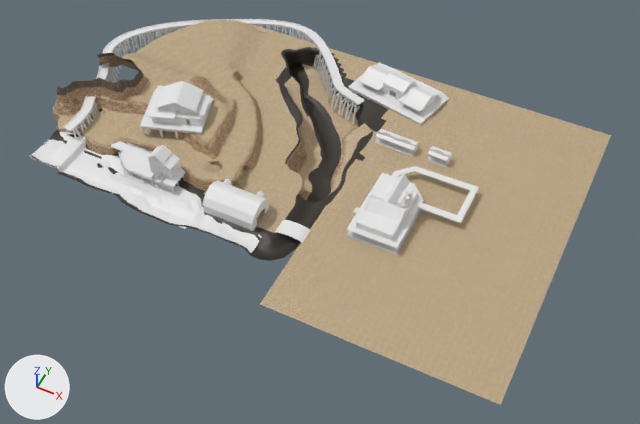
The Blender file ranch.blend: old version first, new version second.
The view is the same before and after, from a camera (50 mm lens) standing at (581.0, -991.0, 1073.0) and looking at (128.0, -84.0, -61.0). Arrows for +X, +Y and +Z are at lower left; the lights stay in place.

Objects in the first picture: 'Cube.009', 'House', 'Mill', 'Plane.001', 'Plane.002', 'Saloon', 'Saloon.003', 'Saloon.005', 'bridge', 'marv_train_main', 'millPlatform', 'wataaah'.
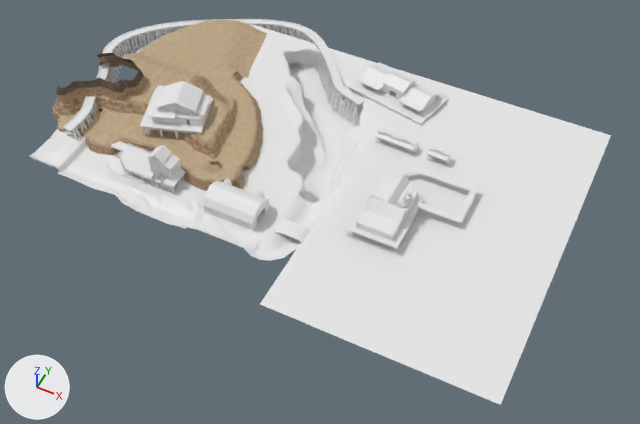
Boxes [x1, y1, x2, y2] around the edits, measured in the pictures (640 x 424 px):
'Plane.002', recoloured, surface changed (beige to white): [30, 25, 611, 405] in both
part 1 of me_plane_004, recoloured (beige to white): [30, 25, 611, 405] in both
part 2 of me_plane_004, surface changed: [272, 67, 367, 211] in both

What the commit changed:
Material '#00:00:0080:0' (mat_00_00_0080_0) is new.
Its base color is (0.8, 0.8, 0.8) (white #e7e7e7).
Material '#00:00:0000:0' (mat_00_00_0000_0) is new.
Its base color is (0.8, 0.8, 0.8) (white #e7e7e7).
me_plane_004 has 4371 vertices, 4250 faces and spans x -8.7..31.6, y -4.9..22.3, z -2.2..1.0.
me_plane_004 is used by ob_plane_002; location (-162.0, -230.0, -2.0); scale (21.8, 21.8, 21.8).
me_plane_004 part 1: 4249 of the faces centred in x -8.4..31.4, y -4.7..22.1, z -2.2..0.8 switch from mat_ranchb_psd (picture img_ranchb_psd) to mat_00_00_0000_0 (white #e7e7e7).
me_plane_004 part 2: texture (UV) coordinates of 205 of 4250 faces, centred in x 4.3..14.7, y 4.9..18.0, z -0.9..0.3, changed; they spanned u 0.0..0.29, v 0.0..0.99 and now span u 0.0..0.3, v 0.14..0.96.
me_plane_004 now uses material mat_00_00_0080_0 (white #e7e7e7).
